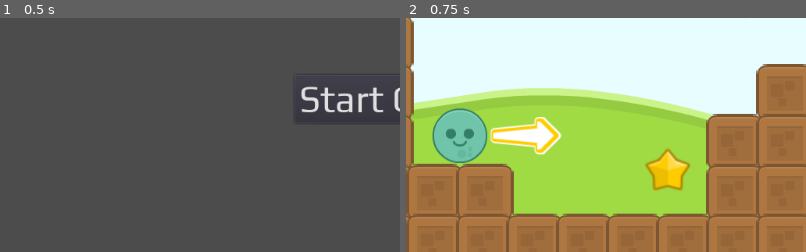
Above: before the commit, frames 1-2 (left to right).
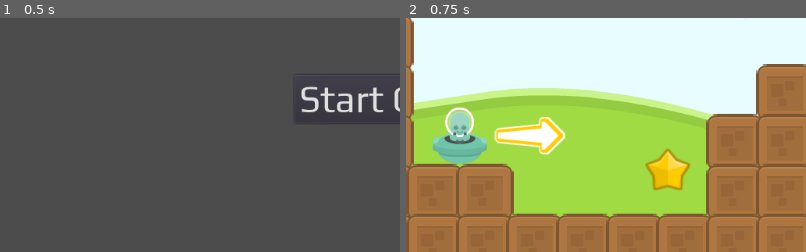
Above: after the commit, the same moments.

Repository: bsu-cs315/P1-ncbarber
Game: Godot game, scene res://src/Title.tscn
The game is run twice, just before and just after one commit, with the same random seed, the same clock (stepped at 60 frames per second) and the same inputs.
Inputs:
- Up to frame 1 (0.5 s): no input
- Up to frame 2 (0.75 s): click "Start Game!" at 0.5 s
The pictures show only the part of the screen within x 0-50%, y 33-83%; the shares and areas given below are measured in that part.

Frame 1 is identical in both runs. In frame 2, 3.0% of the frame differs, in the area x 6-40%, y 38-63%.

Commit message:
Change Alien Image

Diff:
--- a/project/src/Ball.tscn
+++ b/project/src/Ball.tscn
@@ -1,7 +1,7 @@
 [gd_scene load_steps=6 format=2]
 
 [ext_resource path="res://src/Ball.gd" type="Script" id=1]
-[ext_resource path="res://assets/happyfunball.png" type="Texture" id=2]
+[ext_resource path="res://assets/Alienship.png" type="Texture" id=2]
 [ext_resource path="res://assets/tank_arrowEmpty.png" type="Texture" id=3]
 [ext_resource path="res://assets/sounds/395500__plasterbrain__ufo-flies-away.wav" type="AudioStream" id=4]
 
@@ -15,12 +15,14 @@
 shape = SubResource( 1 )
 
 [node name="Sprite" type="Sprite" parent="."]
+position = Vector2( -9.53674e-07, -0.249998 )
+scale = Vector2( 0.564516, 0.589431 )
 texture = ExtResource( 2 )
 
 [node name="ArrowRotation" type="Node2D" parent="."]
 
 [node name="Arrow" type="Sprite" parent="ArrowRotation"]
-position = Vector2( 84.1456, -0.353554 )
+position = Vector2( 90, -0.354 )
 texture = ExtResource( 3 )
 
 [node name="LaunchSound" type="AudioStreamPlayer" parent="."]
--- a/project/src/Title.tscn
+++ b/project/src/Title.tscn
@@ -74,9 +74,9 @@
 anchor_right = 0.5
 anchor_bottom = 0.5
 margin_left = -335.5
-margin_top = -425.0
+margin_top = -175.0
 margin_right = 335.5
-margin_bottom = -341.0
+margin_bottom = -91.0
 rect_pivot_offset = Vector2( 325, 50 )
 custom_fonts/font = SubResource( 2 )
 custom_colors/font_color = Color( 0, 0, 0, 1 )
Binary file added: project/assets/Alienship.png
Not shown, added: project/assets/Alienship.png.import
